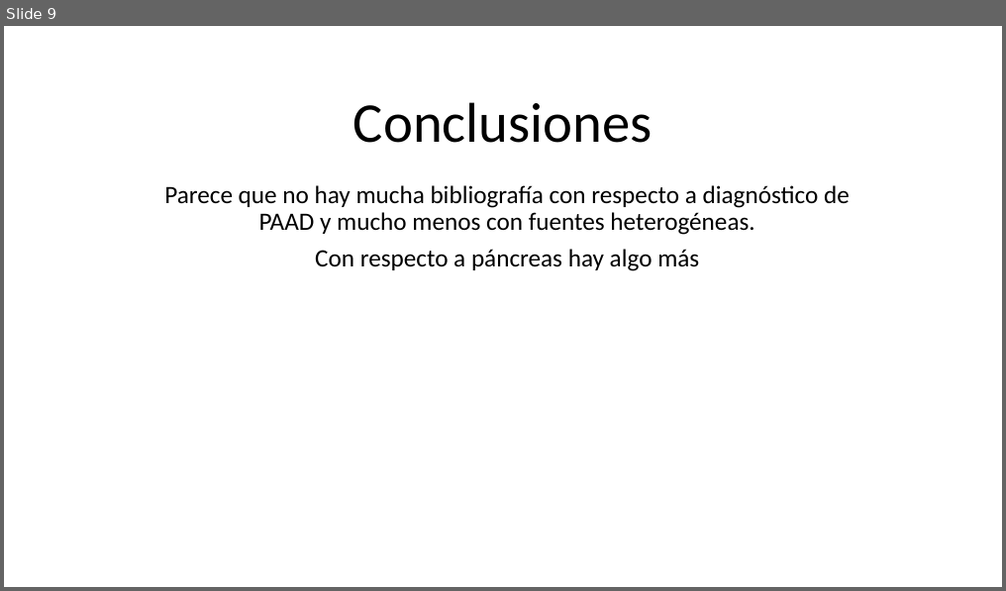
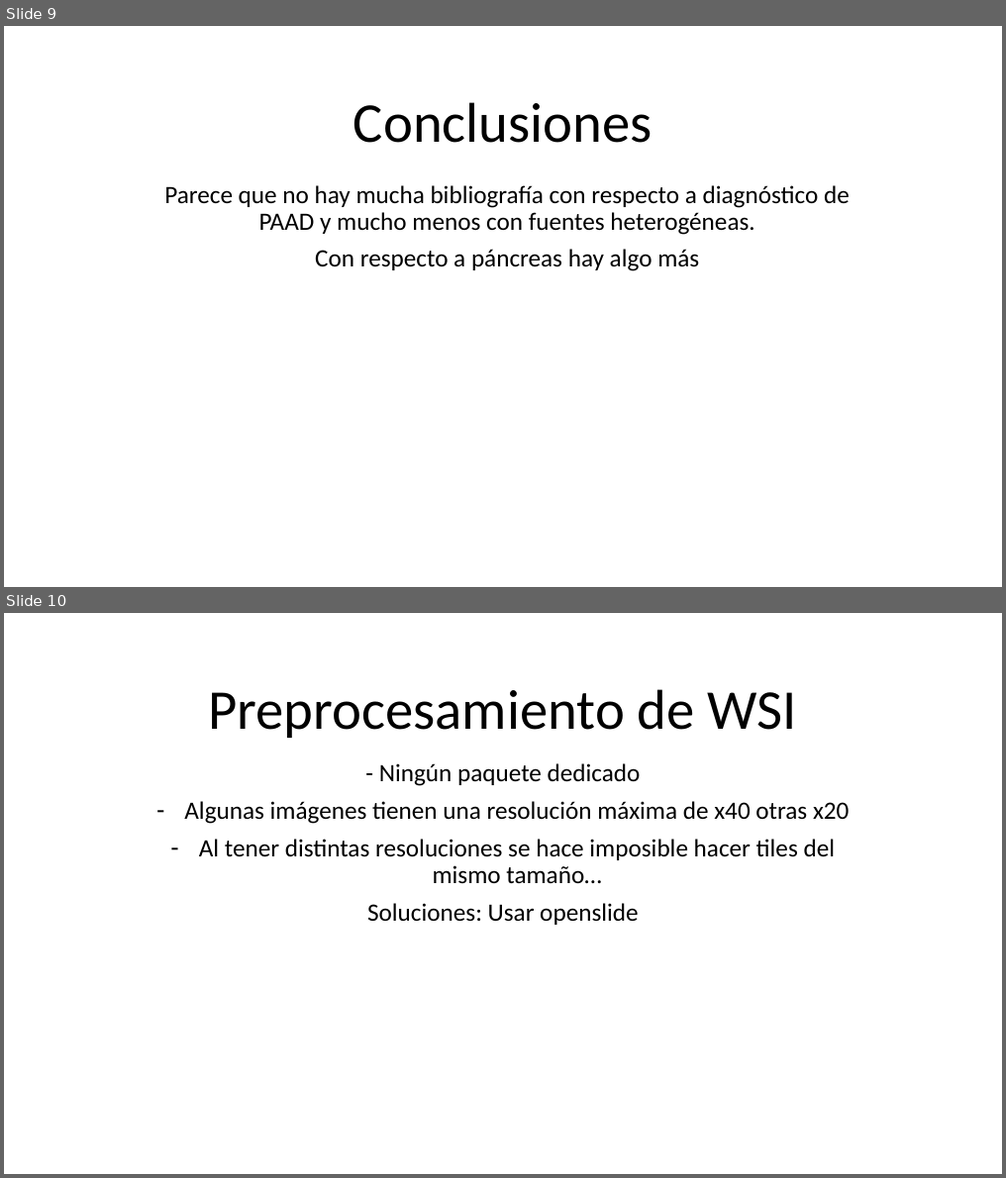
Before and after one commit to alejandroborj/heterogeneous-data, a slide deck: pregunta.pptx. Shown one above the other, each under a label of ours: slide 9 before the commit, slides 9 and 10 after it. The pictures are 1006x591 and 1006x1178 pixels, drawn with LibreOffice and Linux fonts; fonts in the diff are those of the drawing. Boxes give left, top, right and bottom in pixels: in the first picture for what was removed or moved away, otherwise in the second. Text is boxed around its words. In the diff, an @@ line names an element or a change of style, - is before the commit and + after.

```diff
--- a/pregunta.pptx
+++ b/pregunta.pptx
@@ slide 10 added at <box>4,613,1002,1174</box>, background #FFFFFF @@
@@ title added at <box>209,689,797,738</box>, 54 pt, text #000000 @@
+Preprocesamiento de WSI
@@ subtitle added at <box>184,763,848,925</box>, 24 pt, text #000000 @@
+- Ningún paquete dedicado
+– Algunas imágenes tienen una resolución máxima de x40 otras x20
+– Al tener distintas resoluciones se hace imposible hacer tiles del mismo tamaño…
+Soluciones: Usar openslide
```
Also in this commit, not shown: 4 other slides added, 1 slide removed, 7 other files.
